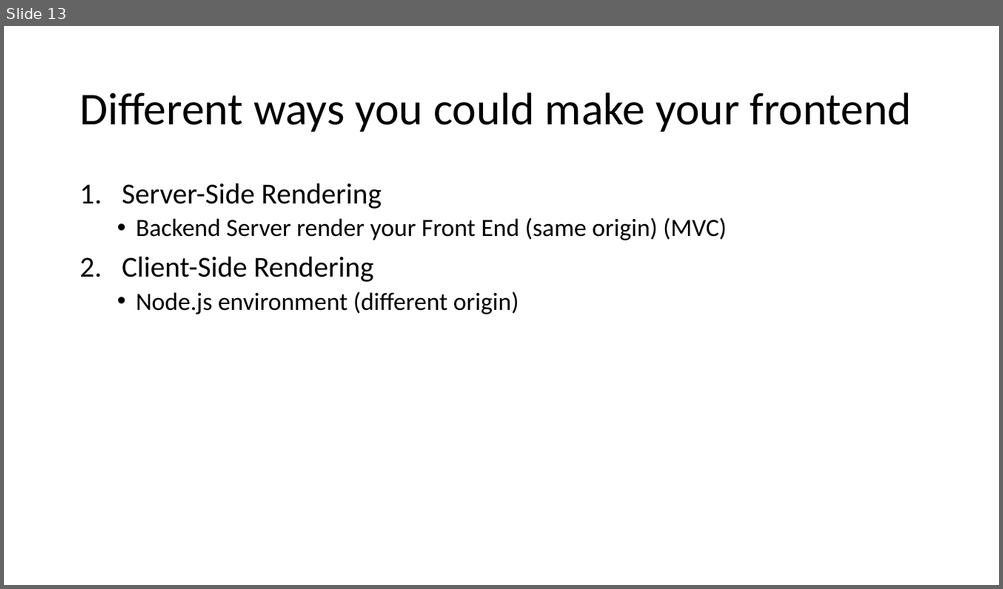
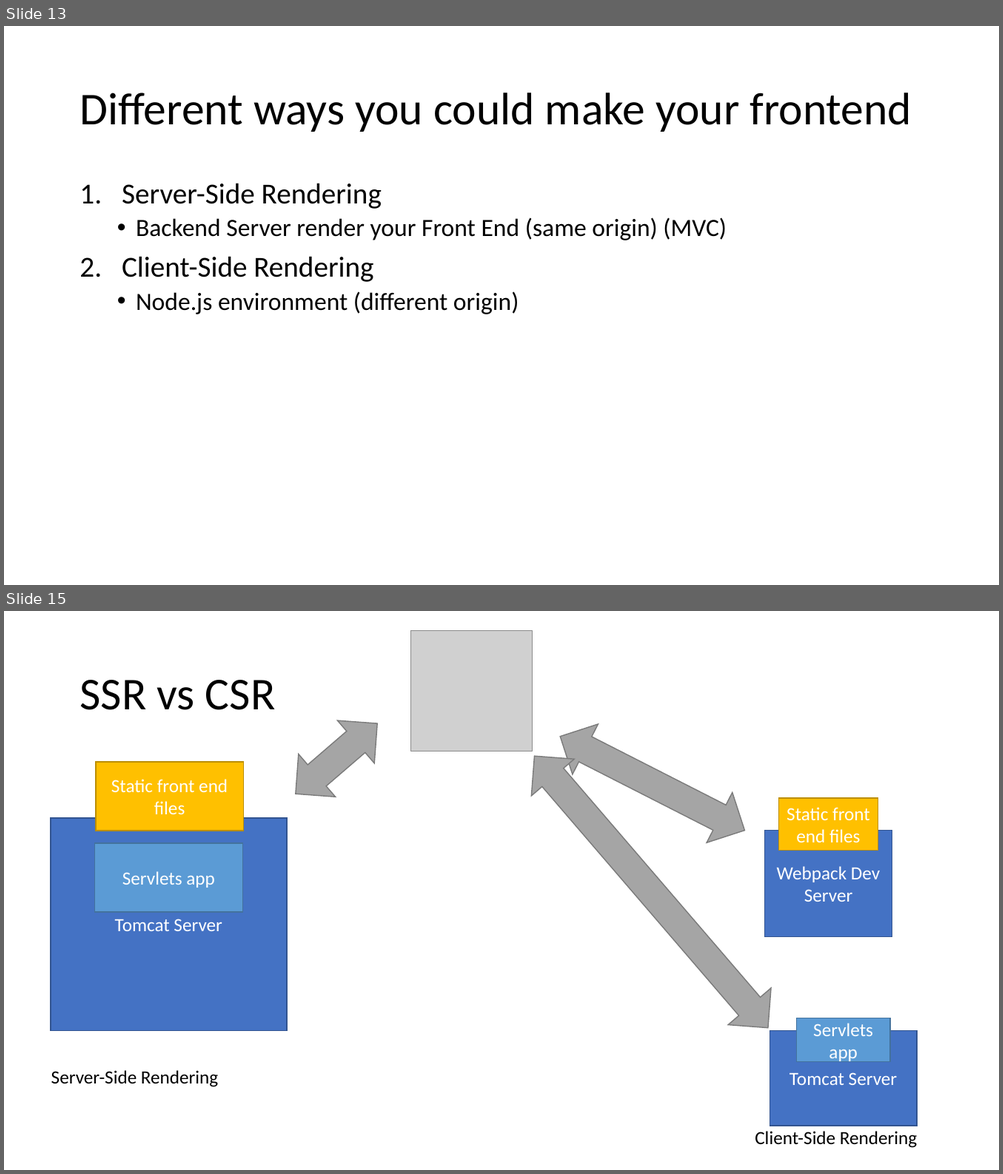
Before and after one commit to 2011JavaReact/Training, a slide deck: Week4/Week4.pptm. Shown one above the other, each under a label of ours: slide 13 before the commit, slides 13 and 15 after it; the slides between them are not shown. The pictures are 1003x589 and 1003x1174 pixels, drawn with LibreOffice and Linux fonts; fonts in the diff are those of the drawing; grey boxes stand for pictures. Boxes give left, top, right and bottom in pixels: in the first picture for what was removed or moved away, otherwise in the second. Text is boxed around its words. In the diff, an @@ line names an element or a change of style, - is before the commit and + after.

Commit message:
edited ppt

```diff
--- a/Week4/Week4.pptm
+++ b/Week4/Week4.pptm
@@ slide 15 added at bbox=[4, 611, 999, 1170], background #FFFFFF @@
@@ picture added at bbox=[412, 630, 532, 752] @@
@@ title added at bbox=[79, 680, 275, 710], 44 pt, text #000000 @@
+SSR vs CSR
@@ left right arrow added at bbox=[277, 702, 396, 815], fill #A5A5A5, outline #7A7A7A 1 pt @@
@@ left right arrow added at bbox=[547, 711, 757, 856], fill #A5A5A5, outline #7A7A7A 1 pt @@
@@ left right arrow added at bbox=[513, 738, 790, 1047], fill #A5A5A5, outline #7A7A7A 1 pt @@
@@ rectangle added at bbox=[96, 762, 244, 830], fill #FFC000, outline #BD8E00 1 pt, 18 pt, text #FFFFFF @@
+Static front end files
@@ rectangle added at bbox=[780, 798, 879, 851], fill #FFC000, outline #BD8E00 1 pt, 18 pt, text #FFFFFF @@
+Static front end files
@@ rectangle added at bbox=[51, 818, 287, 1031], fill #4472C4, outline #325491 1 pt, 18 pt, text #FFFFFF @@
+Tomcat Server
@@ rectangle added at bbox=[764, 830, 892, 937], fill #4472C4, outline #325491 1 pt, 18 pt, text #FFFFFF @@
+Webpack Dev Server
@@ rectangle added at bbox=[95, 844, 243, 912], fill #5B9BD5, outline #43739E 1 pt, 18 pt, text #FFFFFF @@
+Servlets app
@@ rectangle added at bbox=[769, 1031, 916, 1126], fill #4472C4, outline #325491 1 pt, 18 pt, text #FFFFFF @@
+Tomcat Server
@@ rectangle added at bbox=[797, 1019, 890, 1062], fill #5B9BD5, outline #43739E 1 pt, 18 pt, text #FFFFFF @@
+Servlets app
@@ text added at bbox=[51, 1071, 218, 1088], 18 pt, text #000000 @@
+Server-Side Rendering
@@ text added at bbox=[754, 1131, 916, 1148], 18 pt, text #000000 @@
+Client-Side Rendering
```
Also in this commit, not shown: 5 other slides added, 1 other file.
